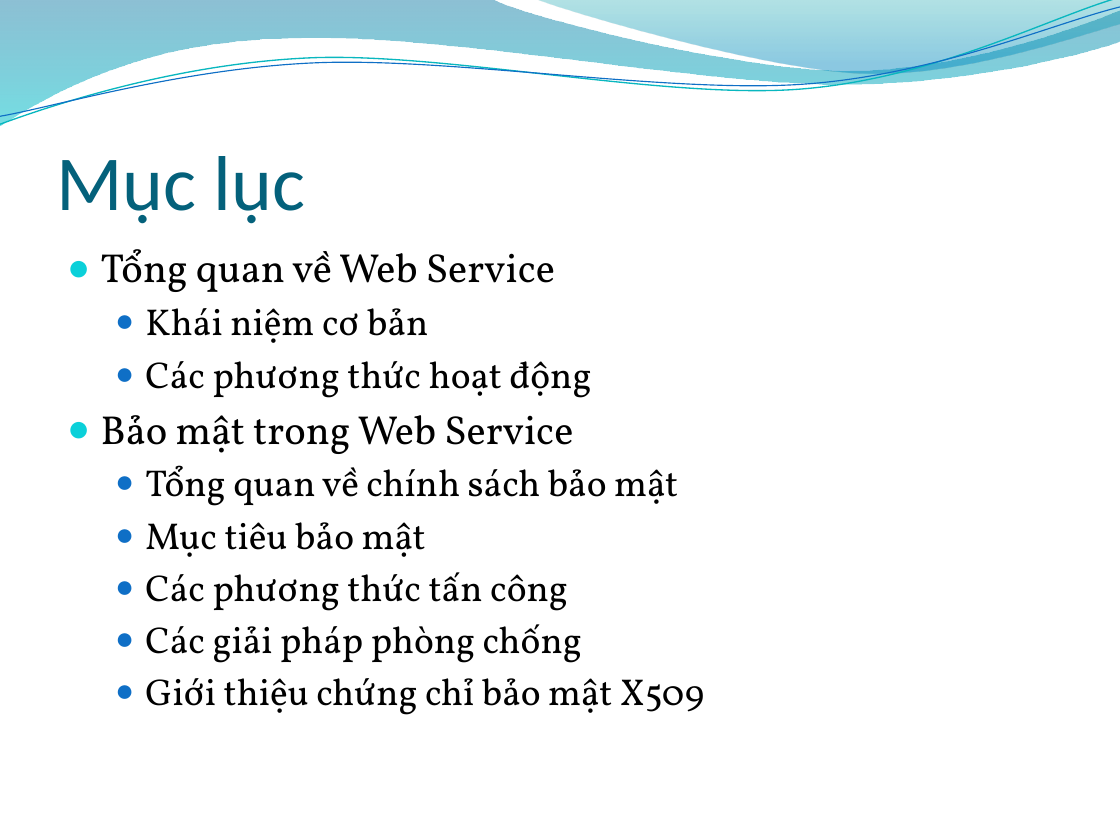
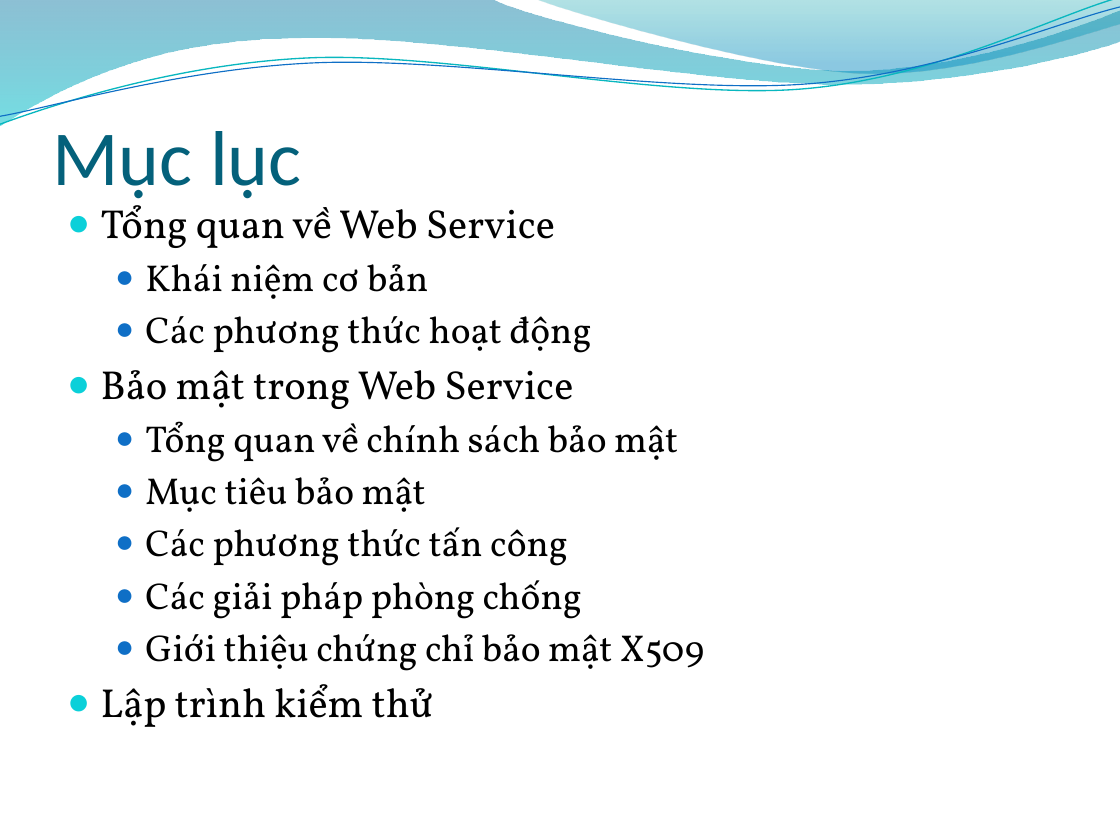
Before and after one commit to fast-link/bk-20102-assignment, a slide deck: slide 2 of An ninh mang/Bảo mật trong Web Service_Slide.pptx. Drawn at 1120x840 pixels with LibreOffice and Linux fonts; fonts in the diff are those of the drawing; background and template pictures are left out. Boxes give left, top, right and bottom in pixels: in the first picture for what was removed or moved away, otherwise in the second. Text is boxed around its words. In the diff, an @@ line names an element or a change of style, - is before the commit and + after.

```diff
--- a/An ninh mang/Bảo mật trong Web Service_Slide.pptx
+++ b/An ninh mang/Bảo mật trong Web Service_Slide.pptx
@@ title "Mục lục": place and size @@
-title "Mục lục" at <box>56,156,305,224</box>
+title "Mục lục" at <box>53,131,301,199</box>
@@ text "Tổng quan về Web Service": place and size @@
-text "Tổng quan về Web Service" at <box>101,249,704,715</box>
+text "Tổng quan về Web Service" at <box>101,205,704,727</box>
@@ text at <box>101,684,434,727</box>: paragraph added @@
+● Lập trình kiểm thử
```
Also in this commit, not shown: 25 slides added, 1 other file.
